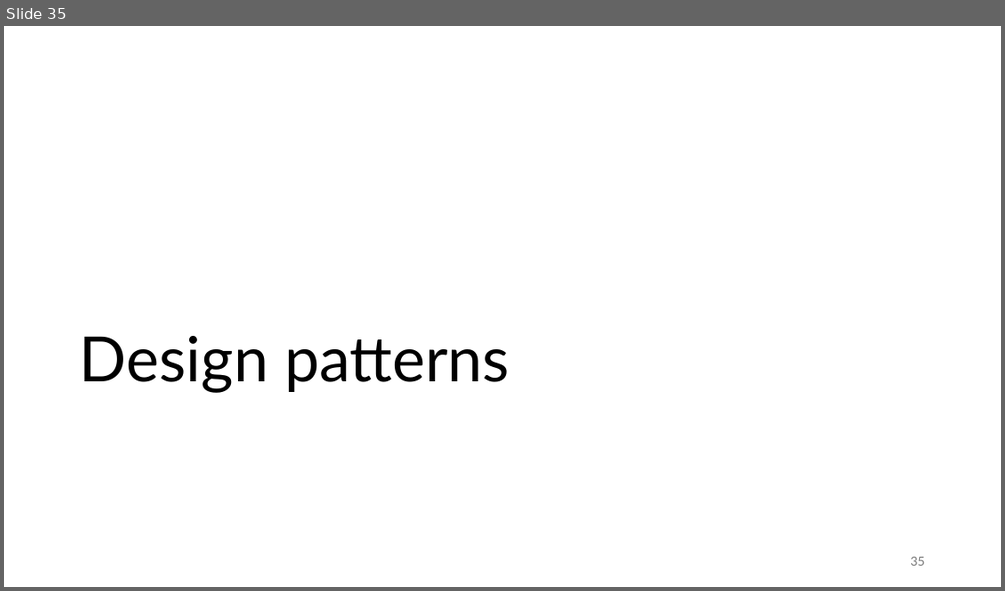
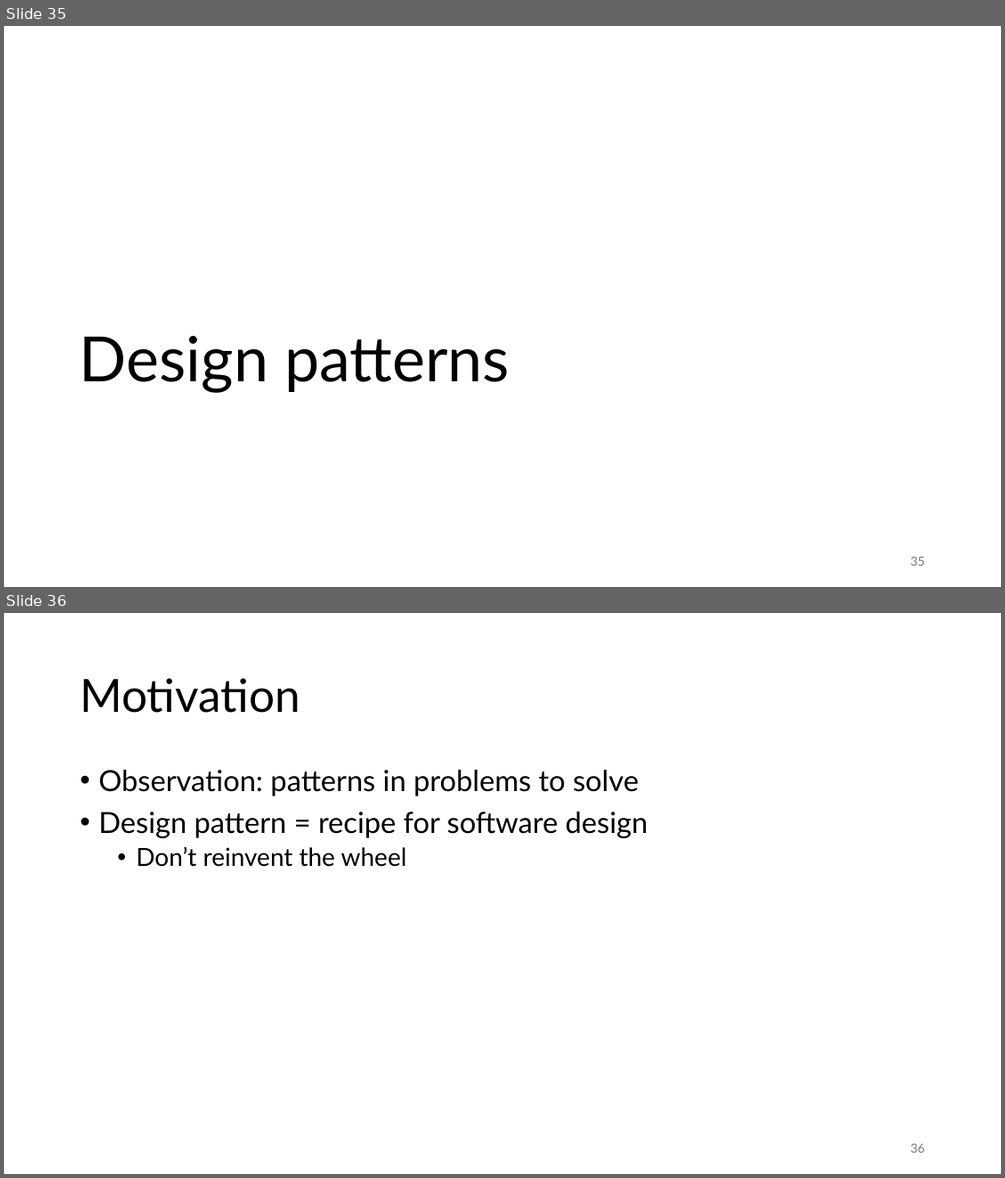
Before and after one commit to gjbex/C-plus-plus-software-engineering, a slide deck: cpp_software_engineering.pptx. Shown one above the other, each under a label of ours: slide 35 before the commit, slides 35 and 36 after it. The pictures are 1005x591 and 1005x1178 pixels, drawn with LibreOffice and Linux fonts; fonts in the diff are those of the drawing. Boxes give left, top, right and bottom in pixels: in the first picture for what was removed or moved away, otherwise in the second. Text is boxed around its words. In the diff, an @@ line names an element or a change of style, - is before the commit and + after.

Commit message:
Add section on design patters

```diff
--- a/cpp_software_engineering.pptx
+++ b/cpp_software_engineering.pptx
@@ slide 36 added at <box>4,613,1001,1174</box>, background #FFFFFF @@
@@ title added at <box>80,678,300,713</box>, 44 pt, text #000000 @@
+Motivation
@@ text added at <box>98,770,648,867</box>, 28 pt, text #000000 @@
+• Observation: patterns in problems to solve
+• Design pattern = recipe for software design
+  • Don’t reinvent the wheel
@@ page number added at <box>910,1143,924,1152</box>, 12 pt, text #797979 @@
+36
```
Also in this commit, not shown: 2 other slides added.
